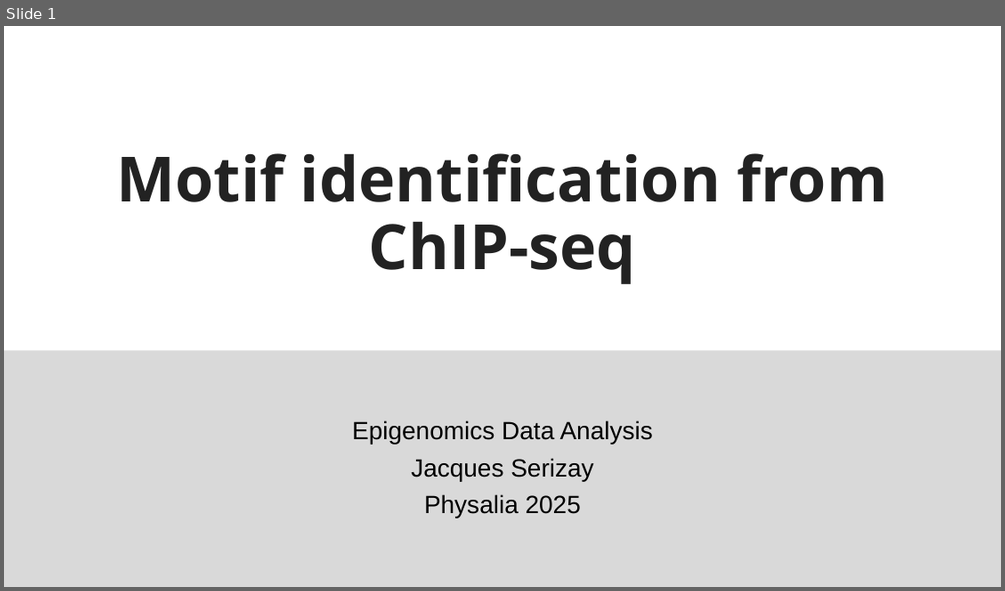
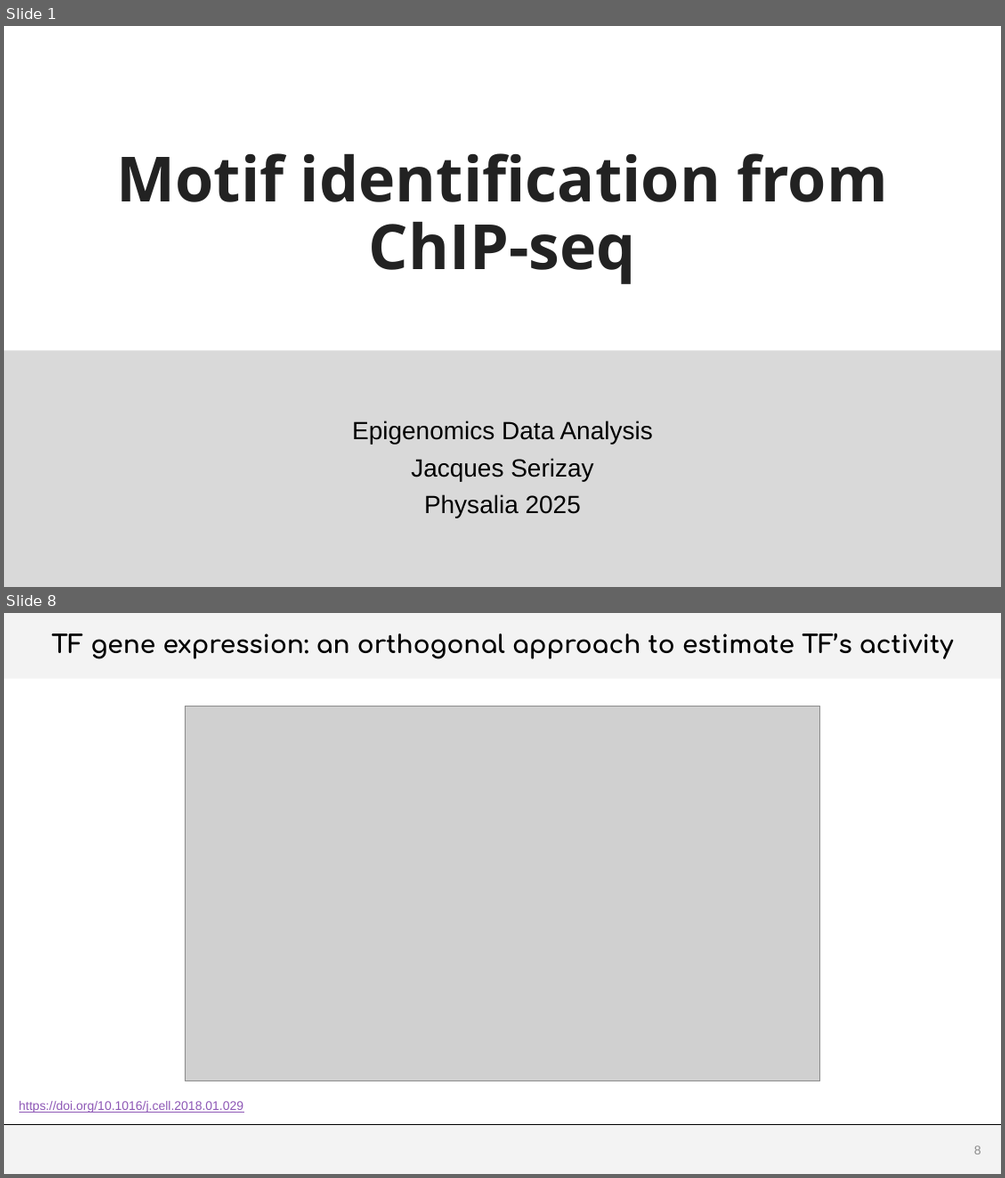
Before and after one commit to js2264/NGS-Physalia, a slide deck: inst/docs/Lecture6.pptx. Shown one above the other, each under a label of ours: slide 1 before the commit, slides 1 and 8 after it; the slides between them are not shown. The pictures are 1005x591 and 1005x1178 pixels, drawn with LibreOffice and Linux fonts; fonts in the diff are those of the drawing; grey boxes stand for pictures; background and template pictures are left out. Boxes give left, top, right and bottom in pixels: in the first picture for what was removed or moved away, otherwise in the second. Text is boxed around its words. In the diff, an @@ line names an element or a change of style, - is before the commit and + after.

```diff
--- a/inst/docs/Lecture6.pptx
+++ b/inst/docs/Lecture6.pptx
@@ slide 8 added at (x1=4, y1=613, x2=1001, y2=1174), background #FFFFFF @@
@@ title added at (x1=4, y1=613, x2=1001, y2=679), fill #D9D9D9 at 30% opacity, 24 pt, text #000000, bold @@
+TF gene expression: an orthogonal approach to estimate TF’s activity
@@ picture added at (x1=185, y1=706, x2=821, y2=1080) @@
@@ rectangle added at (x1=185, y1=739, x2=226, y2=771), fill #FFFFFF, outline #FFFFFF 1 pt @@
@@ text added at (x1=19, y1=1101, x2=243, y2=1112), 12 pt, text #8E58B6, underline @@
+https://doi.org/10.1016/j.cell.2018.01.029
@@ rectangle added at (x1=4, y1=1124, x2=1001, y2=1174), fill #D9D9D9 at 30% opacity @@
@@ line added from (4, 1124) to (1001, 1124), #000000 0.5 pt @@
@@ page number added at (x1=974, y1=1145, x2=981, y2=1154), 12 pt, text #8C8C8C @@
+8
```
Also in this commit, not shown: 1 slide changed, 13 other slides added, 8 other files.
